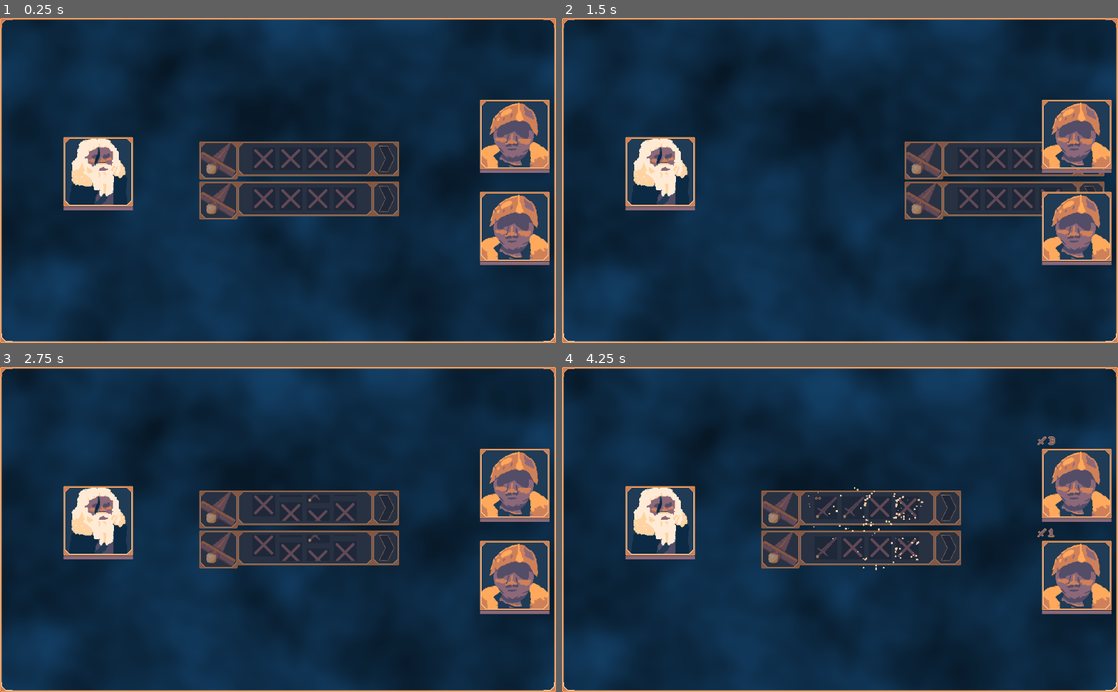
Above: before the commit, frames 1-4 (two rows, left to right).
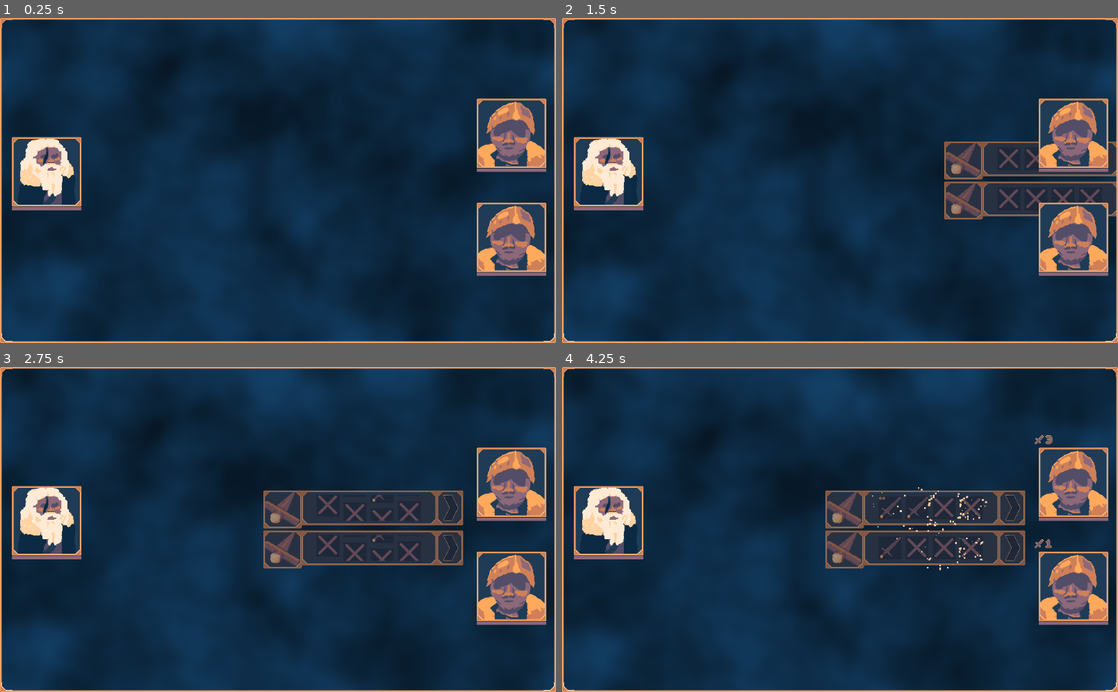
Above: after the commit, the same moments.

Repository: SirDuck145/project-winter-wood
Game: Godot game, scene res://scenes/combat.tscn
Same seed, same stepped clock (60 frames per second), same inputs: the game is played once before the commit and once after it.
Inputs (mouse positions are in pixels of both pictures, inside the frame that each line leads up to):
- Up to frame 1 (0.25 s): no input
- Up to frame 2 (1.5 s): click (778, 161) at 0.52 s; click (923, 157) at 1.27 s
- Up to frame 3 (2.75 s): hold D (right) from 2.03 s (still down)
- Up to frame 4 (4.25 s): release D (right) at 2.78 s; hold S (down) 2.78-3.53 s; hold D (right) from 3.53 s (still down)

The runs differ from the first frame. In frame 1, 14% of the frame differs, in the area x 2-99%, y 24-80%; in frame 2, 11%; in frame 3, 14%; in frame 4, 14%, in the area x 2-99%, y 20-80%.

Commit message:
minor bug fixes

Diff:
--- a/component_scenes/enemies/enemy.tscn
+++ b/component_scenes/enemies/enemy.tscn
@@ -22,46 +22,46 @@
 script = ExtResource( 5 )
 
 [node name="IntentionStatuses" type="GridContainer" parent="."]
-margin_left = -72.0
-margin_top = -83.0
-margin_right = 72.0
-margin_bottom = -66.0
+margin_left = -7.0
+margin_top = -19.0
+margin_right = 137.0
+margin_bottom = -2.0
 grow_vertical = 0
 rect_min_size = Vector2( 127, 16 )
 columns = 4
 
 [node name="Statuses" type="GridContainer" parent="."]
-margin_left = -72.0
-margin_top = 73.0
-margin_right = 72.0
-margin_bottom = 90.0
+margin_left = -8.0
+margin_top = 137.0
+margin_right = 136.0
+margin_bottom = 154.0
 rect_min_size = Vector2( 127, 16 )
 columns = 4
 
-[node name="Background" type="Sprite" parent="."]
+[node name="Background" type="TextureRect" parent="."]
 texture = ExtResource( 2 )
 
-[node name="Character" type="Sprite" parent="."]
+[node name="Character" type="TextureRect" parent="."]
 texture = ExtResource( 4 )
+
+[node name="Border" type="TextureRect" parent="."]
+texture = ExtResource( 3 )
 
 [node name="TargetableButton" type="Button" parent="."]
 visible = false
-margin_left = -62.0
-margin_top = -62.0
-margin_right = 62.0
-margin_bottom = 62.0
+margin_left = 2.0
+margin_top = 3.0
+margin_right = 126.0
+margin_bottom = 127.0
+size_flags_vertical = 3
 custom_styles/hover = SubResource( 3 )
 custom_styles/pressed = SubResource( 4 )
 custom_styles/normal = SubResource( 5 )
 
-[node name="Border" type="Sprite" parent="."]
-texture = ExtResource( 3 )
-
 [node name="HealthBar" type="ProgressBar" parent="."]
-margin_left = -64.0
-margin_top = 65.0
-margin_right = 64.0
-margin_bottom = 71.0
+margin_top = 129.0
+margin_right = 128.0
+margin_bottom = 135.0
 custom_styles/fg = SubResource( 1 )
 custom_styles/bg = SubResource( 2 )
 value = 100.0
--- a/resources/faces/slash_data_3.tres
+++ b/resources/faces/slash_data_3.tres
@@ -1,22 +1,11 @@
-[gd_resource type="Resource" load_steps=7 format=2]
+[gd_resource type="Resource" load_steps=4 format=2]
 
 [ext_resource path="res://resources/faces/FACE.gd" type="Script" id=1]
 [ext_resource path="res://assets/ui/slot_faces/slash_face_3.png" type="Texture" id=2]
-[ext_resource path="res://resources/effects/EFFECT_DATA.gd" type="Script" id=3]
-[ext_resource path="res://resources/effects/slash.gd" type="Script" id=4]
-[ext_resource path="res://assets/ui/status_icons/attack_status_icon.png" type="Texture" id=5]
-
-[sub_resource type="Resource" id=1]
-script = ExtResource( 3 )
-effect_script = ExtResource( 4 )
-effect_sprite = ExtResource( 5 )
-trigger_at_start_player_turn = false
-trigger_at_end_player_turn = true
-trigger_at_start_enemy_turn = false
-trigger_at_end_enemy_turn = false
+[ext_resource path="res://resources/effects/slash_effect.tres" type="Resource" id=3]
 
 [resource]
 script = ExtResource( 1 )
 face_sprite = ExtResource( 2 )
-effects = [ SubResource( 1 ) ]
+effects = [ ExtResource( 3 ) ]
 effects_weights = [ 3.0 ]
--- a/scenes/combat.tscn
+++ b/scenes/combat.tscn
@@ -33,6 +33,7 @@
 [sub_resource type="OpenSimplexNoise" id=12]
 
 [sub_resource type="NoiseTexture" id=13]
+height = 1024
 seamless = true
 noise = SubResource( 12 )
 
@@ -63,7 +64,7 @@
 "times": PoolRealArray( 0, 0.3 ),
 "transitions": PoolRealArray( 1, 1 ),
 "update": 0,
-"values": [ Vector2( 1047, 2 ), Vector2( 367, 2 ) ]
+"values": [ Vector2( 1047, 2 ), Vector2( 485, 2 ) ]
 }
 
 [sub_resource type="Animation" id=9]
@@ -79,7 +80,7 @@
 "times": PoolRealArray( 0, 0.3 ),
 "transitions": PoolRealArray( 1, 1 ),
 "update": 0,
-"values": [ Vector2( 367, 2 ), Vector2( 1047, 2 ) ]
+"values": [ Vector2( 485, 2 ), Vector2( 1047, 2 ) ]
 }
 
 [sub_resource type="Animation" id=1]
@@ -95,7 +96,7 @@
 "times": PoolRealArray( 0, 0.3 ),
 "transitions": PoolRealArray( 1, 1 ),
 "update": 0,
-"values": [ Vector2( -571, 2 ), Vector2( 367, 2 ) ]
+"values": [ Vector2( -571, 2 ), Vector2( 193, 2 ) ]
 }
 
 [sub_resource type="Animation" id=14]
@@ -111,7 +112,7 @@
 "times": PoolRealArray( 0, 0.3 ),
 "transitions": PoolRealArray( 1, 1 ),
 "update": 0,
-"values": [ Vector2( 367, 2 ), Vector2( -571, 2 ) ]
+"values": [ Vector2( 193, 2 ), Vector2( -571, 2 ) ]
 }
 
 [sub_resource type="Animation" id=6]
@@ -157,44 +158,42 @@
 stretch_mode = 7
 
 [node name="Player" parent="." instance=ExtResource( 2 )]
-margin_left = 181.0
+margin_left = 86.0
 margin_top = 284.0
-margin_right = 181.0
+margin_right = 86.0
 margin_bottom = 284.0
 
 [node name="EquipmentContainer" type="VBoxContainer" parent="."]
-margin_left = 367.0
+margin_left = -571.0
 margin_top = 2.0
-margin_right = 367.0
+margin_right = -571.0
 margin_bottom = 528.0
 custom_constants/separation = 74
 alignment = 1
 
 [node name="EnemyEquipmentContainer" type="VBoxContainer" parent="."]
-margin_left = 367.0
+margin_left = 1047.0
 margin_top = 2.0
-margin_right = 367.0
+margin_right = 1047.0
 margin_bottom = 528.0
 custom_constants/separation = 74
 alignment = 1
 
 [node name="EnemyContainer" type="VBoxContainer" parent="."]
-margin_left = 948.0
-margin_top = 37.0
-margin_right = 948.0
-margin_bottom = 563.0
-size_flags_horizontal = 3
-size_flags_vertical = 3
-custom_constants/separation = 170
+margin_left = 878.0
+margin_top = -18.0
+margin_right = 878.0
+margin_bottom = 508.0
+custom_constants/separation = 192
 alignment = 1
 
 [node name="Enemy" parent="EnemyContainer" instance=ExtResource( 1 )]
-margin_top = 178.0
-margin_bottom = 178.0
+margin_top = 167.0
+margin_bottom = 167.0
 
 [node name="Enemy2" parent="EnemyContainer" instance=ExtResource( 1 )]
-margin_top = 348.0
-margin_bottom = 348.0
+margin_top = 359.0
+margin_bottom = 359.0
 
 [node name="Frame" type="NinePatchRect" parent="."]
 margin_right = 1024.0
